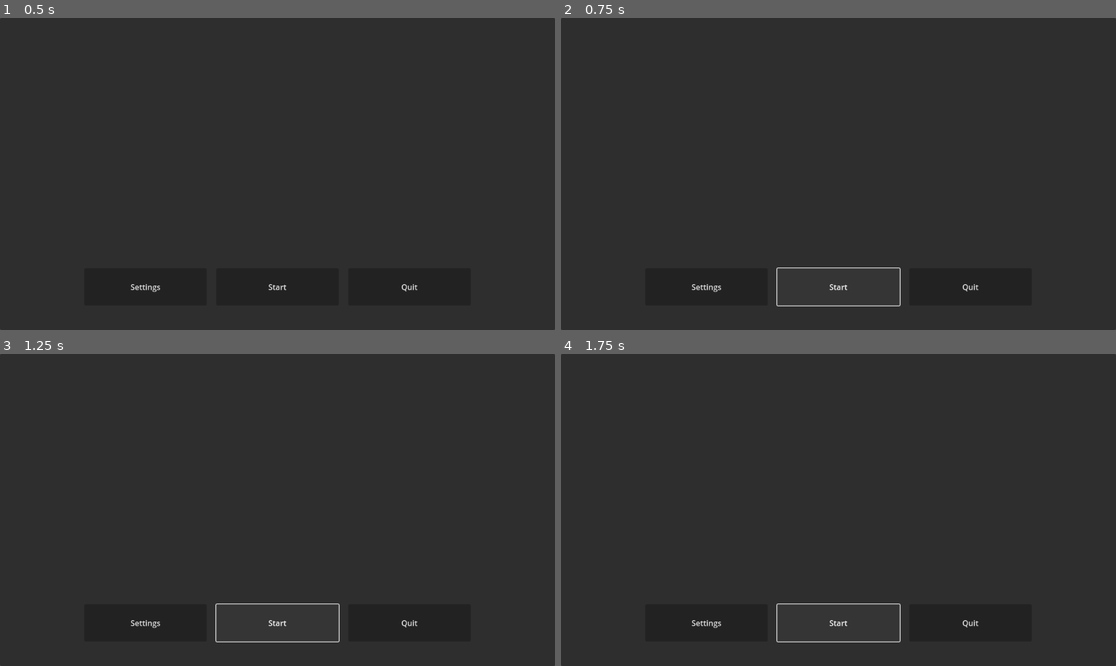
Above: before the commit, frames 1-4 (two rows, left to right).
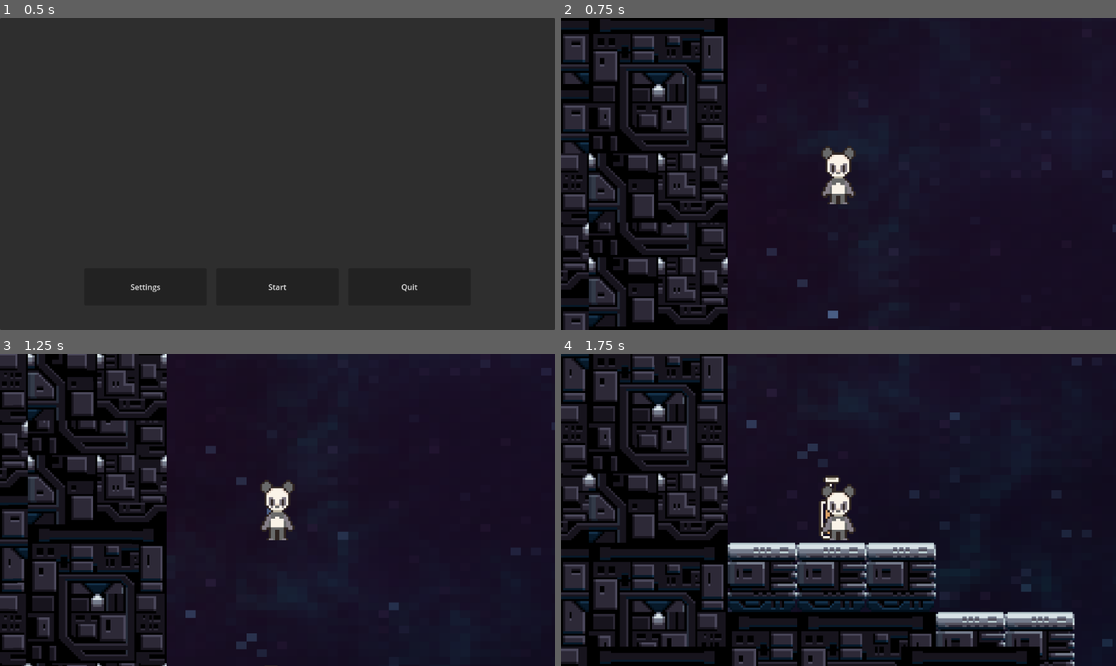
Above: after the commit, the same moments.

Repository: itsbeesfan/giftbox-project
Game: Godot game, scene res://scenes/start_screen.tscn
Two runs of this game, one before a commit and one after it. Both use one fixed random seed, a clock stepped at 60 frames per second and the inputs below. Before the commit the project has no main scene; this scene is started directly in both runs.
Inputs (mouse positions are in pixels of both pictures, inside the frame that each line leads up to):
- Up to frame 1 (0.5 s): no input
- Up to frame 2 (0.75 s): click "Start" at 0.5 s
- Up to frame 3 (1.25 s): no input
- Up to frame 4 (1.75 s): click (838, 622) at 1.25 s, where only the run before the commit has a clickable "Start"

Frame 1 is identical in both runs. In frame 2, 82% of the frame differs, in the area x 0-100%, y 0-100%; in frame 3, 83%; in frame 4, 85%.

Commit message:
working start button in start screen

Diff:
--- a/giftbox-project-insides/project.godot
+++ b/giftbox-project-insides/project.godot
@@ -11,6 +11,7 @@
 [application]
 
 config/name="giftbox-project"
+run/main_scene="uid://cfkpyhgpwrppw"
 config/features=PackedStringArray("4.5", "GL Compatibility")
 config/icon="res://icon.svg"
 
--- /dev/null
+++ b/giftbox-project-insides/scenes/start_screen.gd
@@ -0,0 +1,15 @@
+extends Control
+
+
+# Called when the node enters the scene tree for the first time.
+func _ready() -> void:
+	pass # Replace with function body.
+
+
+# Called every frame. 'delta' is the elapsed time since the previous frame.
+func _process(delta: float) -> void:
+	pass
+
+
+func _on_start_pressed() -> void:
+	get_tree().change_scene_to_file("res://scenes/areas/area_1.tscn")
--- a/giftbox-project-insides/scenes/start_screen.tscn
+++ b/giftbox-project-insides/scenes/start_screen.tscn
@@ -1,4 +1,6 @@
-[gd_scene format=3 uid="uid://cfkpyhgpwrppw"]
+[gd_scene load_steps=2 format=3 uid="uid://cfkpyhgpwrppw"]
+
+[ext_resource type="Script" uid="uid://o5u7xm06ko0o" path="res://scenes/start_screen.gd" id="1_tx5wa"]
 
 [node name="StartScreen" type="Control"]
 layout_mode = 3
@@ -7,6 +9,7 @@
 anchor_bottom = 1.0
 grow_horizontal = 2
 grow_vertical = 2
+script = ExtResource("1_tx5wa")
 
 [node name="Panel" type="Panel" parent="."]
 layout_mode = 1
@@ -72,3 +75,5 @@
 grow_horizontal = 2
 grow_vertical = 0
 text = "Settings"
+
+[connection signal="pressed" from="Start" to="." method="_on_start_pressed"]
Not shown, added: giftbox-project-insides/scenes/start_screen.gd.uid
